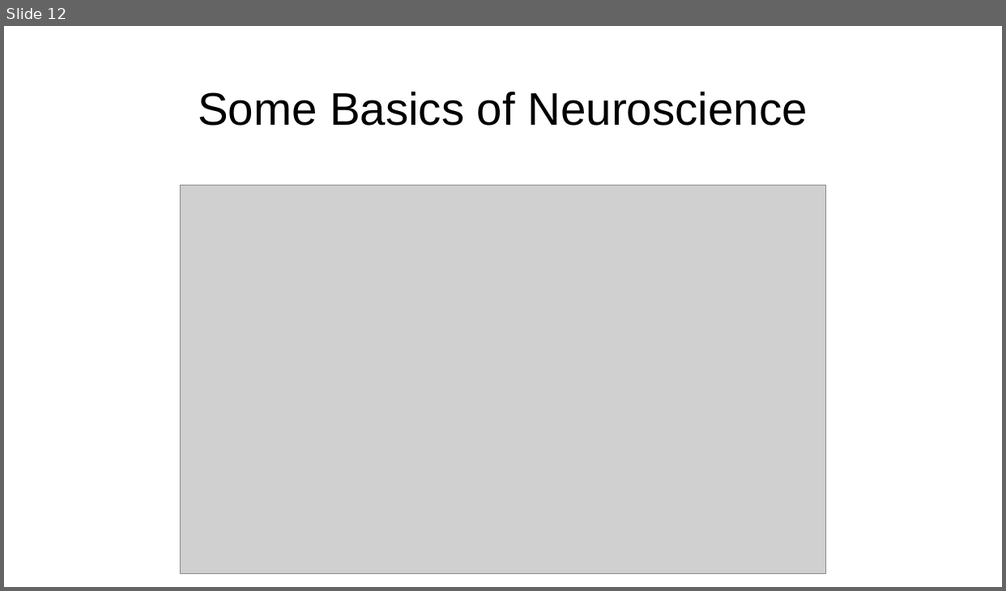
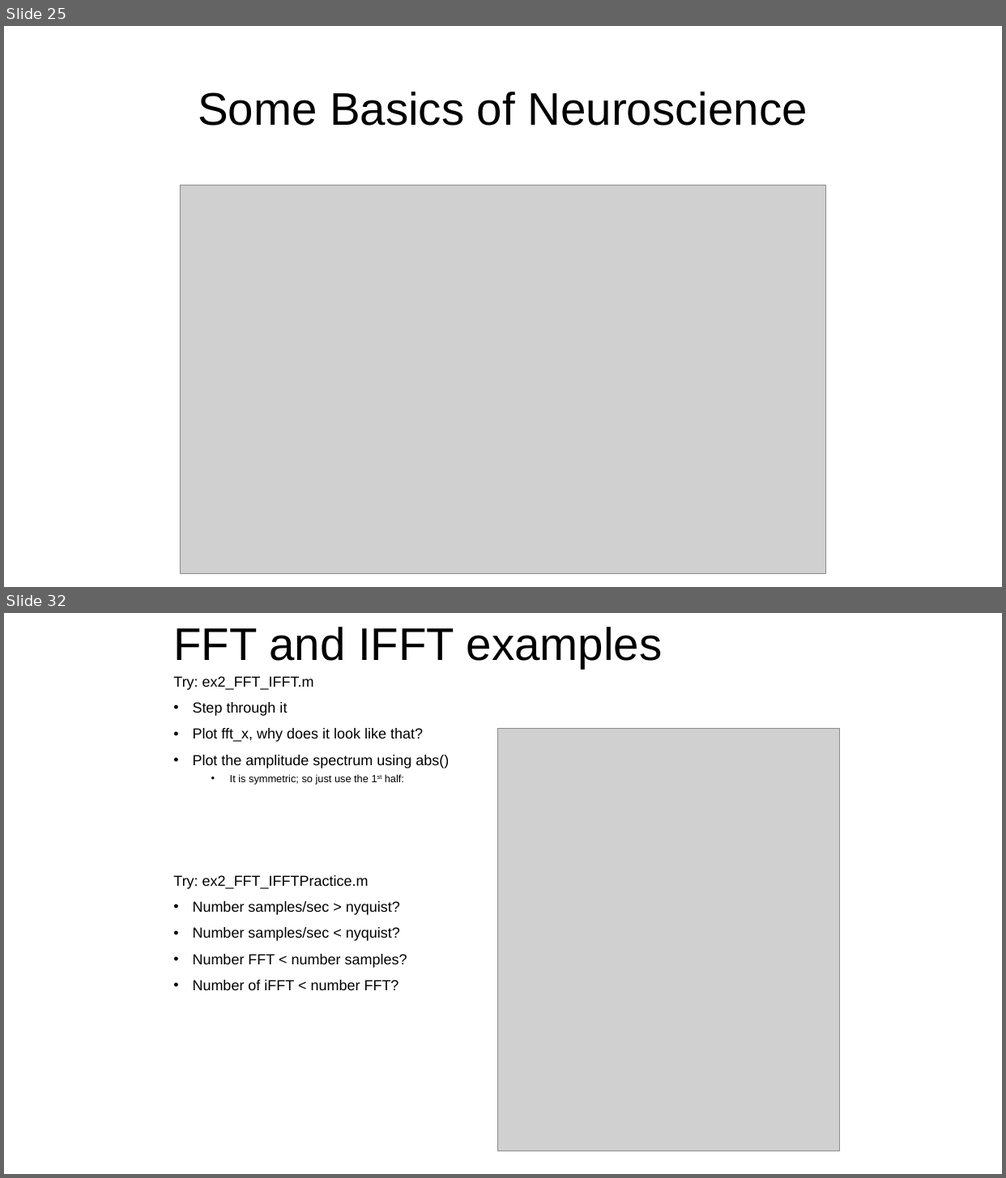
Before and after one commit to ssheldo/EEG_process_talk, a slide deck: EEG_Processing_Presentation.pptx. Shown one above the other, each under a label of ours: slide 12 before the commit, slides 25 and 32 after it; the slides between them are not shown. The pictures are 1006x591 and 1006x1178 pixels, drawn with LibreOffice and Linux fonts; fonts in the diff are those of the drawing; grey boxes stand for pictures. Boxes give left, top, right and bottom in pixels: in the first picture for what was removed or moved away, otherwise in the second. Text is boxed around its words. In the diff, an @@ line names an element or a change of style, - is before the commit and + after.

```diff
--- a/EEG_Processing_Presentation.pptx
+++ b/EEG_Processing_Presentation.pptx
@@ slide 32 added at bbox=[4, 613, 1002, 1174], background #FFFFFF @@
@@ title added at bbox=[173, 627, 663, 669], 44 pt, text #000000 @@
+FFT and IFFT examples
@@ text added at bbox=[173, 676, 449, 990], 14 pt, text #000000 @@
+Try: ex2_FFT_IFFT.m
+• Step through it
+• Plot fft_x, why does it look like that?
+• Plot the amplitude spectrum using abs()
+  • It is symmetric; so just use the 1st half:
+Try: ex2_FFT_IFFTPractice.m
+• Number samples/sec > nyquist?
+• Number samples/sec < nyquist?
+• Number FFT < number samples?
+• Number of iFFT < number FFT?
@@ picture added at bbox=[497, 729, 839, 1152] @@
@@ what was slide 12 is now slide 25 @@
```
Also in this commit, not shown: 4 slides changed, 20 other slides added, 1 slide removed, 4 other files.
